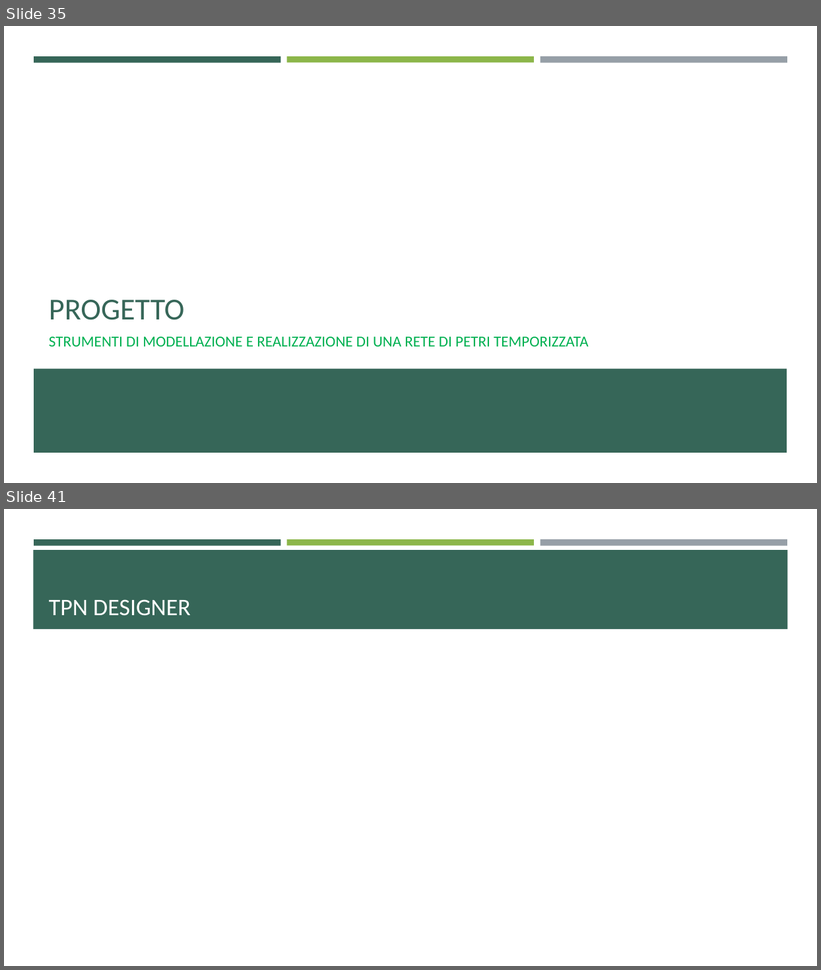
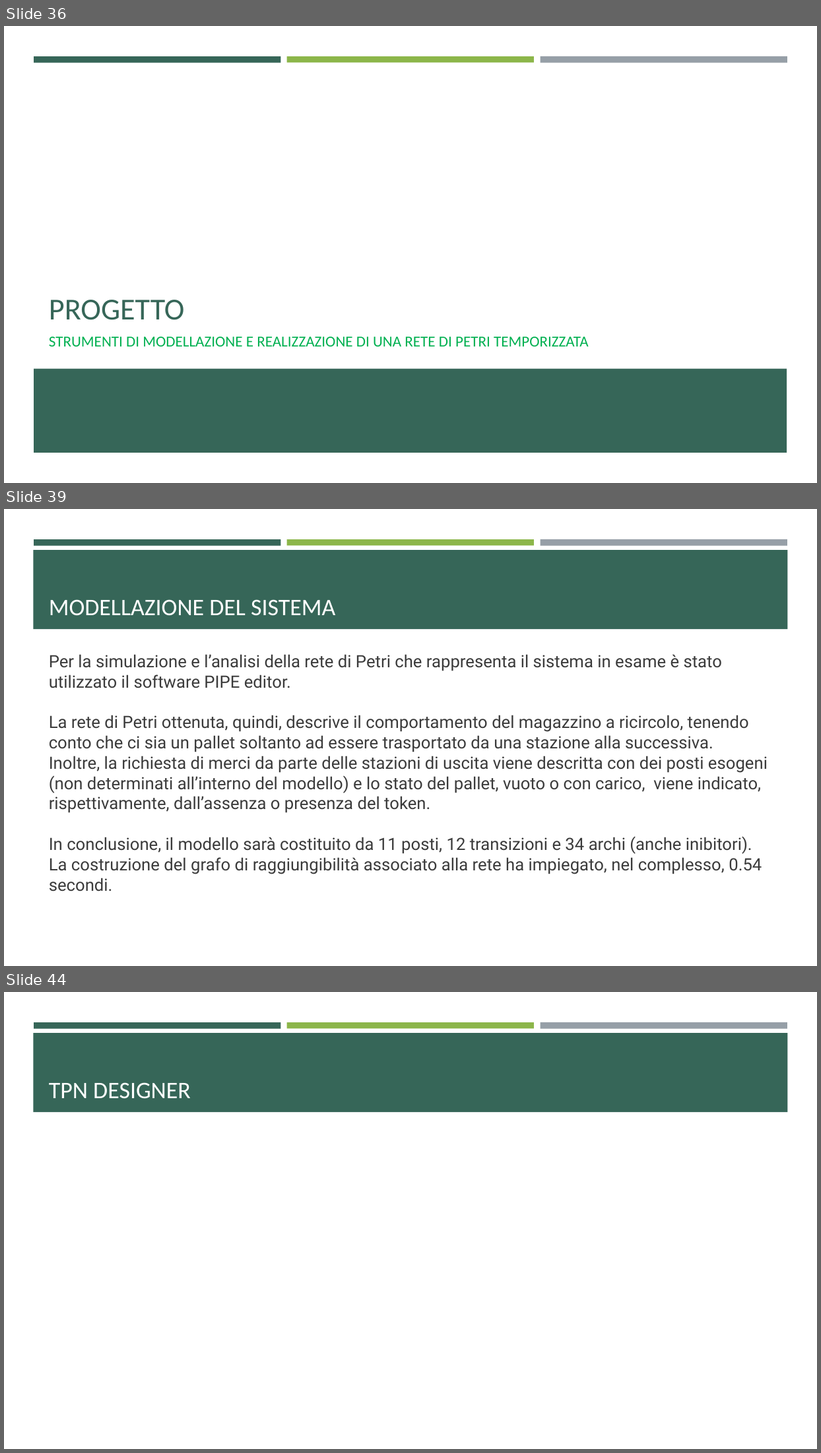
Before and after one commit to ivochan/RecirculatingPalletWarehouse, a slide deck: Reti di Petri.pptx. Shown one above the other, each under a label of ours: slides 35 and 41 before the commit, slides 36, 39 and 44 after it; the slides between them are not shown. The pictures are 821x970 and 821x1453 pixels, drawn with LibreOffice and Linux fonts; fonts in the diff are those of the drawing; background and template pictures are left out. Boxes give left, top, right and bottom in pixels: in the first picture for what was removed or moved away, otherwise in the second. Text is boxed around its words. In the diff, an @@ line names an element or a change of style, - is before the commit and + after.

Commit message:
aggiornamenti dei modelli della rete

```diff
--- a/Reti di Petri.pptx
+++ b/Reti di Petri.pptx
@@ slide 39 added at bbox=[4, 509, 817, 966], background #FFFFFF; not listed: 4 template elements that a slide beside it also shows @@
@@ title added at bbox=[49, 599, 335, 616], 28 pt, text #FFFFFF @@
+MODELLAZIONE DEL SISTEMA
@@ text added at bbox=[49, 654, 768, 892], 20 pt, text #3B3B3B @@
+Per la simulazione e l’analisi della rete di Petri che rappresenta il sistema in esame è stato utilizzato il software PIPE editor.
+La rete di Petri ottenuta, quindi, descrive il comportamento del magazzino a ricircolo, tenendo conto che ci sia un pallet soltanto ad essere trasportato da una stazione alla successiva.
+Inoltre, la richiesta di merci da parte delle stazioni di uscita viene descritta con dei posti esogeni (non determinati all’interno del modello) e lo stato del pallet, vuoto o con carico, viene indicato, rispettivamente, dall’assenza o presenza del token.
+In conclusione, il modello sarà costituito da 11 posti, 12 transizioni e 34 archi (anche inibitori).
+La costruzione del grafo di raggiungibilità associato alla rete ha impiegato, nel complesso, 0.54 secondi.
@@ what was slide 35 is now slide 36 @@
@@ what was slide 41 is now slide 44 @@
```
Also in this commit, not shown: 9 other slides added, 6 slides removed, 30 other files.
